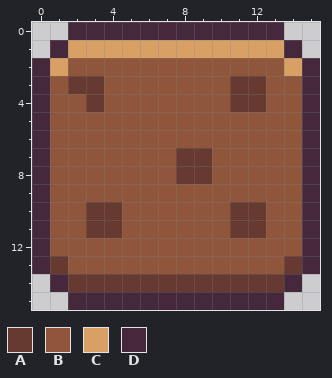
A pixel-art file gets an edit: Assets/Sprites/Cookie.ase. The picture above is the old version.
16x16 pixels, 1 frame.
Palette (. is transparent): A #663931  B #8f563b  C #d9a066  D #45283c
Pixels before, first column x 0:
 0 ..DDDDDDDDDDDD..
 1 .DCCCCCCCCCCCCD.
 2 DCBBBBBBBBBBBBCD
 3 DBAABBBBBBBAABBD
 4 DBBABBBBBBBAABBD
 5 DBBBBBBBBBBBBBBD
 6 DBBBBBBBBBBBBBBD
 7 DBBBBBBBAABBBBBD
 8 DBBBBBBBAABBBBBD
 9 DBBBBBBBBBBBBBBD
10 DBBAABBBBBBAABBD
11 DBBAABBBBBBAABBD
12 DBBBBBBBBBBBBBBD
13 DABBBBBBBBBBBBAD
14 .DAAAAAAAAAAAAD.
15 ..DDDDDDDDDDDD..
Now the later version:
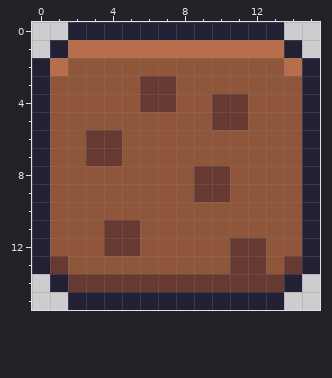
Edits made:
Colour C changes from #d9a066 to #b86e4a.
Colour D changes from #45283c to #222034.
The edit turns colour B into colour A in row 3 at x 6 to 7; in row 4 at x 6 to 7 and 10; in row 5 at x 10 to 11; in rows 6 to 7 at x 3 to 4; in row 8 at x 10; in row 9 at x 9 to 10.
The edit turns colour B into colour A in row 11 at x 5; in row 12 at x 4 to 5 and 11 to 12; in row 13 at x 11 to 12.
The edit turns colour A into colour B in row 3 at x 2 to 3 and 11 to 12; in row 4 at x 3 and 12; in row 7 at x 8 to 9; in row 8 at x 8; in row 10 at x 3 to 4 and 11 to 12; in row 11 at x 3 and 11 to 12.
Boxes around the changes in both pictures, in picture pixels (x1, y1, x2, y2):
changed: (32, 22, 320, 310)
